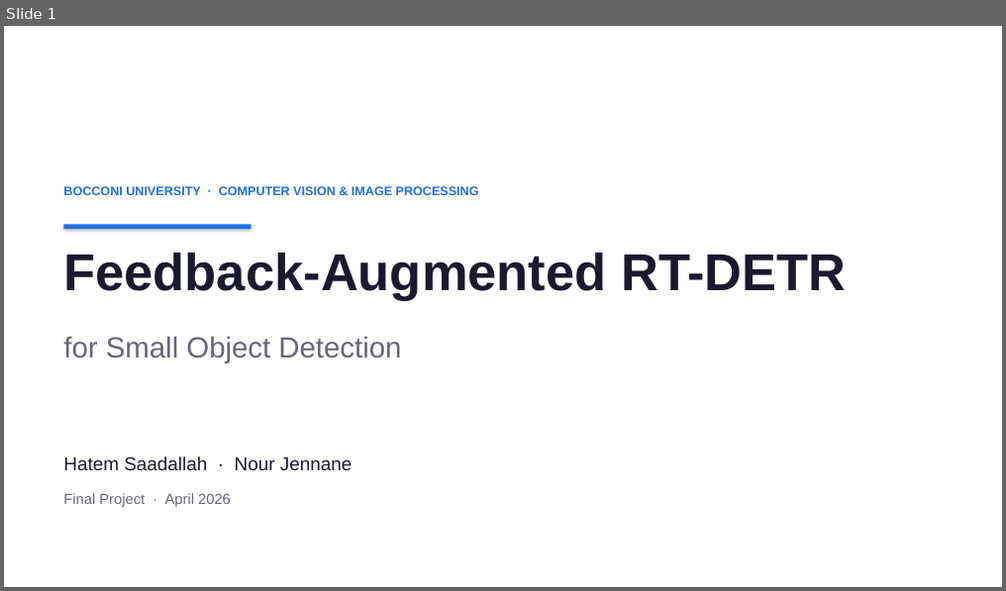
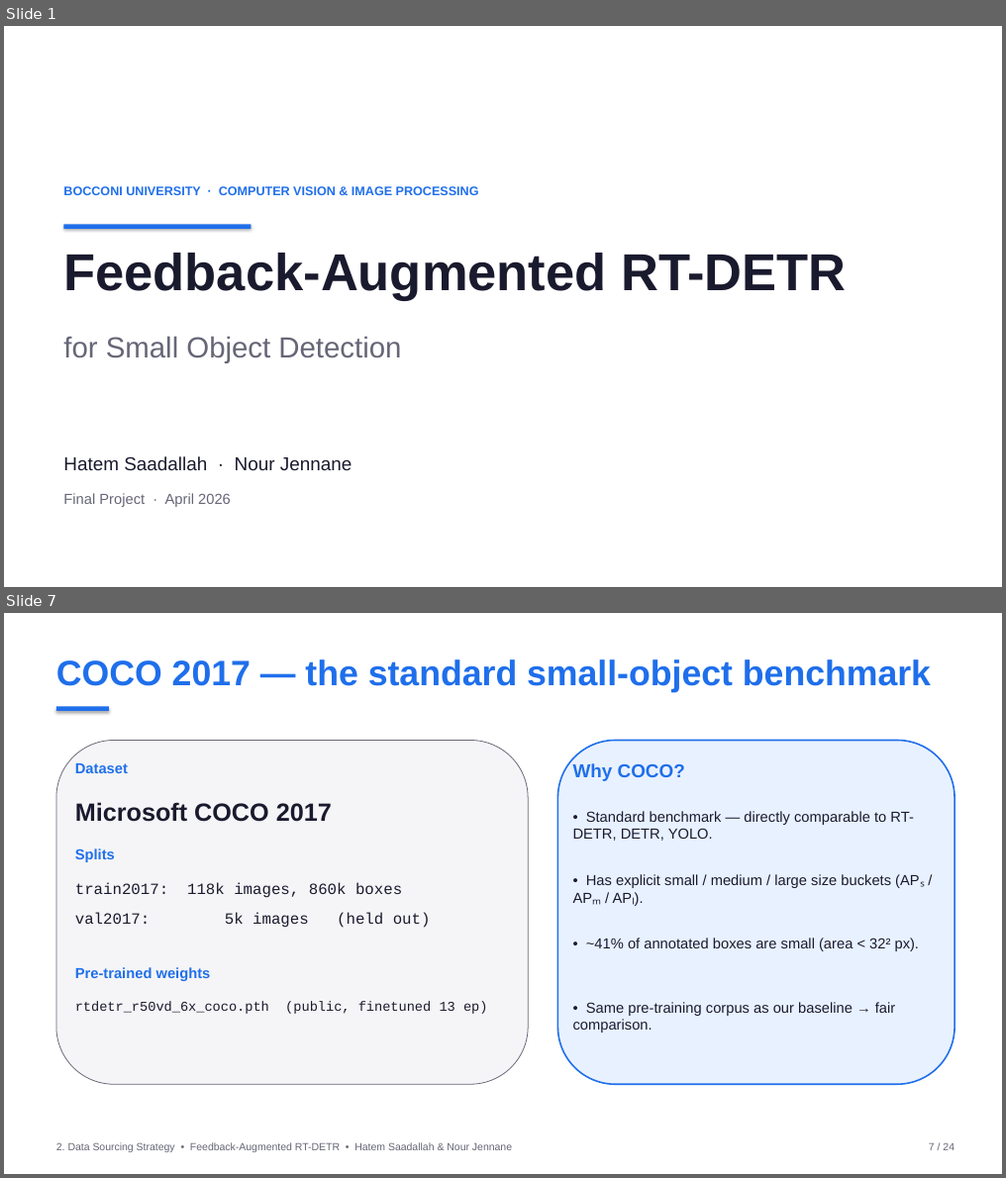
Before and after one commit to HatemSaadallah/feedback-augmented-rtdetr, a slide deck: presentation/feedback_rtdetr_presentation.pptx. Shown one above the other, each under a label of ours: slide 1 before the commit, slides 1 and 7 after it; the slides between them are not shown. The pictures are 1006x591 and 1006x1178 pixels, drawn with LibreOffice and Linux fonts; fonts in the diff are those of the drawing. Boxes give left, top, right and bottom in pixels: in the first picture for what was removed or moved away, otherwise in the second. Text is boxed around its words. In the diff, an @@ line names an element or a change of style, - is before the commit and + after.

Commit message:
feat(presentation,paper): align with course rules + add FPS-recovery future work
Presentation: restructure into the 5-section format required by the
project rubric (Problem Formulation, Data Sourcing Strategy, Proposed
Solution, Performance Evaluation Approach, Final Results). Each section
opens with a divider slide ('Section X / 5'); every footer carries the
section label. 24 slides total.

New content:
  - Slide 4: RT-DETR architecture diagram (backbone ResNet-50-vd +
    hybrid encoder AIFI/CCFF + deformable decoder, with the P2..P5
    pyramid levels labeled).
  - Slide 7: COCO 2017 data-sourcing slide (splits, pre-trained
    weights, why-COCO justification).
  - Slide 15: explicit Evaluation Approach — metrics card +
    baselines card + same-checkpoint ablation flow diagram.
  - Slide 22: Future work — three concrete paths to recover FPS
    (drop P2 at inference / lighter P2 path / distill v2 -> P3-P5
    student). Acknowledges the 2x slowdown is from P2, not feedback.

Paper: extend Limitation 4 with the same three FPS-recovery paths,
flagging the 'drop P2' experiment as the highest-leverage next test.

```diff
--- a/presentation/feedback_rtdetr_presentation.pptx
+++ b/presentation/feedback_rtdetr_presentation.pptx
@@ slide 7 added at (4,613,1002,1174), background #FFFFFF @@
@@ text added at (56,660,931,692), 34 pt, text #1F6FEB, bold @@
+COCO 2017 — the standard small-object benchmark
@@ rectangle added at (56,707,109,711), fill #1F6FEB @@
@@ rounded rectangle added at (56,741,528,1084), fill #F5F5F7, outline #666677 0.75 pt @@
@@ rounded rectangle added at (558,741,954,1084), fill #E8F1FF, outline #1F6FEB 1.5 pt @@
@@ text added at (75,763,128,773), 14 pt, text #1F6FEB, bold @@
+Dataset
@@ text added at (573,763,685,781), 18 pt, text #1F6FEB, bold @@
+Why COCO?
@@ text added at (75,802,332,822), 24 pt, text #1A1A2E, bold @@
+Microsoft COCO 2017
@@ text added at (573,811,913,841), 14 pt, text #1A1A2E @@
+• Standard benchmark — directly comparable to RT-DETR, DETR, YOLO.
@@ text added at (75,849,115,862), 14 pt, text #1F6FEB, bold @@
+Splits
@@ text added at (586,874,891,888), 14 pt, text #1A1A2E @@
+• Has explicit small / medium / large size buckets (APₛ / APₘ / APₗ).
@@ text added at (75,882,402,898), 15 pt, text #1A1A2E @@
+train2017: 118k images, 860k boxes
@@ text added at (75,912,431,928), 15 pt, text #1A1A2E @@
+val2017: 5k images (held out)
@@ text added at (586,938,920,952), 14 pt, text #1A1A2E @@
+• ~41% of annotated boxes are small (area < 32² px).
@@ text added at (75,967,211,981), 14 pt, text #1F6FEB, bold @@
+Pre-trained weights
@@ text added at (75,1002,488,1014), 13 pt, text #1A1A2E @@
+rtdetr_r50vd_6x_coco.pth (public, finetuned 13 ep)
@@ text added at (573,1002,895,1033), 14 pt, text #1A1A2E @@
+• Same pre-training corpus as our baseline → fair comparison.
@@ text added at (56,1143,512,1153), 10 pt, text #666677 @@
+2. Data Sourcing Strategy • Feedback-Augmented RT-DETR • Hatem Saadallah & Nour Jennane
@@ text added at (929,1143,954,1151), 10 pt, text #666677 @@
+7 / 24
```
Also in this commit, not shown: 12 slides changed, 9 other slides added, 4 slides removed, 5 other files.
